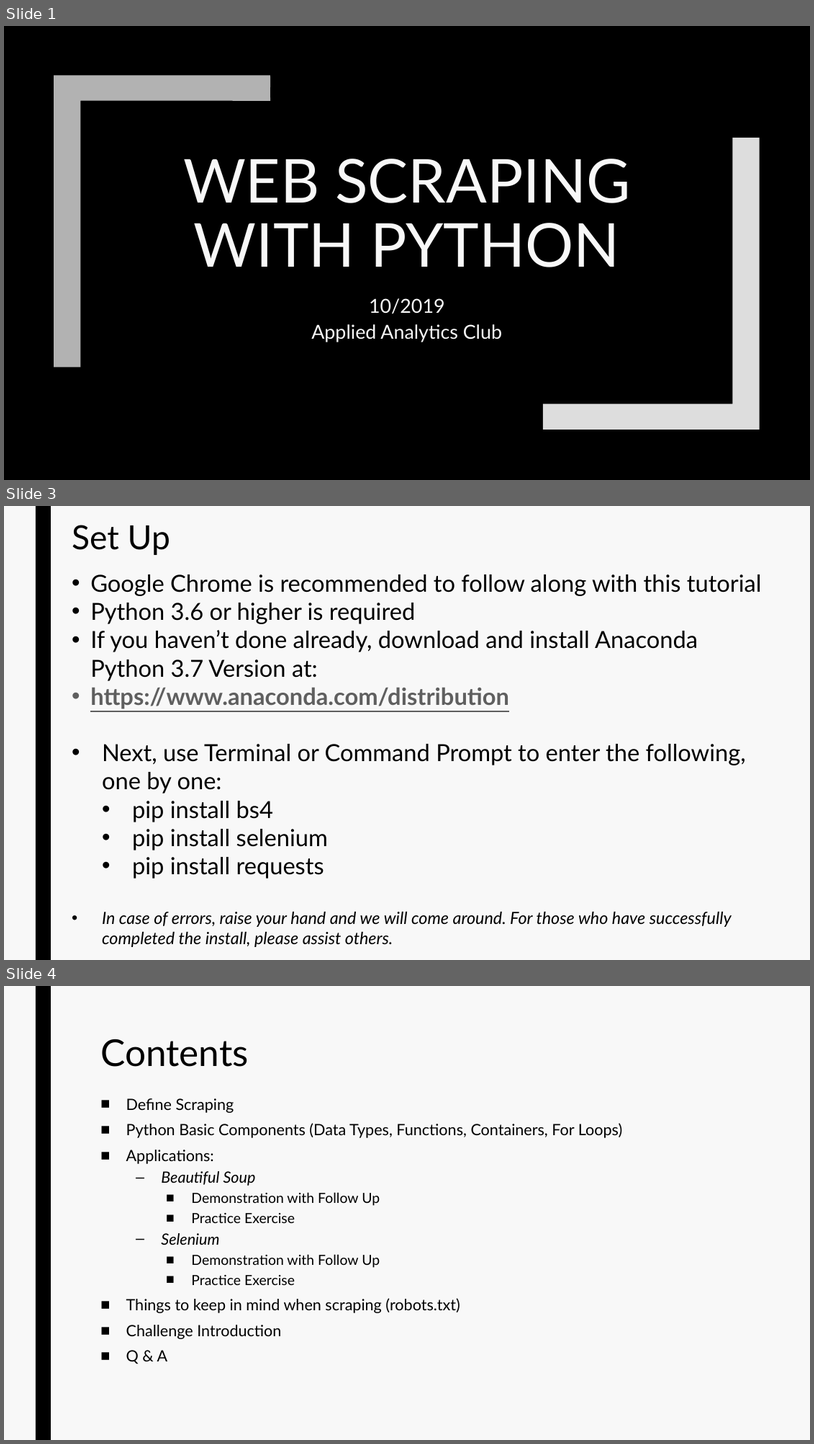
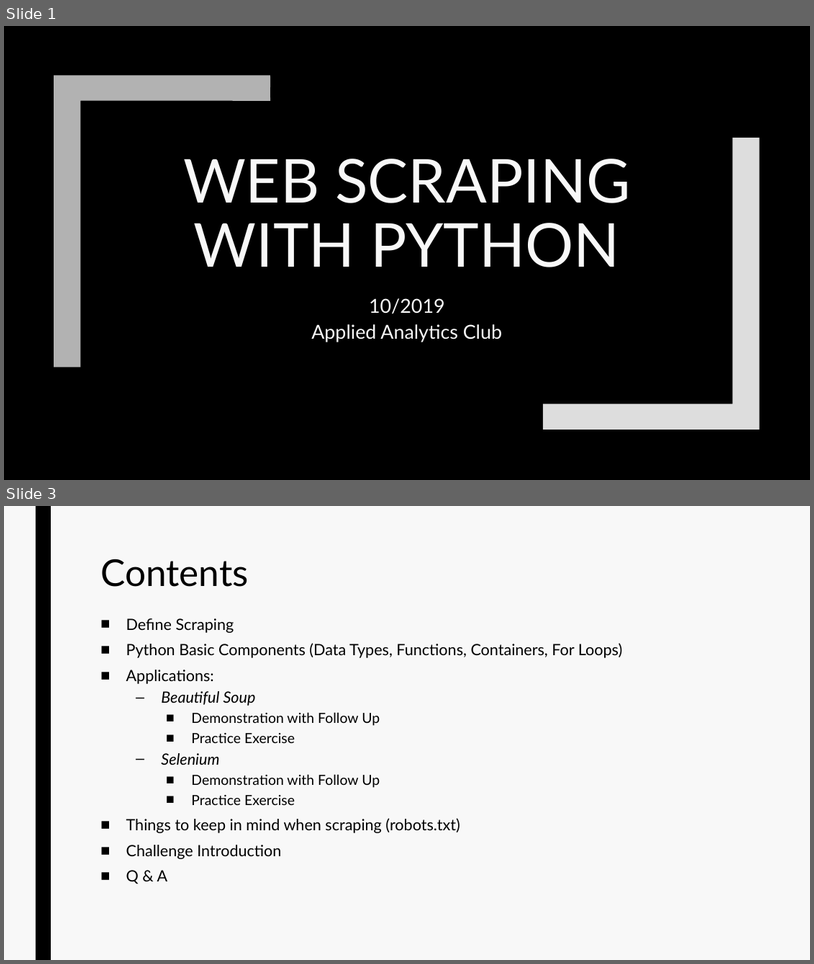
Before and after one commit to devkosal/web-scraping-workshop, a slide deck: Python Scraping.pptx. Shown one above the other, each under a label of ours: slides 1, 3 and 4 before the commit, slides 1 and 3 after it; the slides between them are not shown. The pictures are 814x1444 and 814x964 pixels, drawn with LibreOffice and Linux fonts; fonts in the diff are those of the drawing. Boxes give left, top, right and bottom in pixels: in the first picture for what was removed or moved away, otherwise in the second. Text is boxed around its words. In the diff, an @@ line names an element or a change of style, - is before the commit and + after.

```diff
--- a/Python Scraping.pptx
+++ b/Python Scraping.pptx
@@ slide 3 removed at (4, 506, 810, 960), background #F8F8F8; not listed: 1 template element that a slide beside it also shows @@
@@ title removed at (72, 525, 170, 555) @@
-Set Up
@@ text removed at (90, 574, 762, 947) @@
-• Google Chrome is recommended to follow along with this tutorial
-• Python 3.6 or higher is required
-• If you haven’t done already, download and install Anaconda Python 3.7 Version at:
-• https://www.anaconda.com/distribution
-• Next, use Terminal or Command Prompt to enter the following, one by one:
-  • pip install bs4
-  • pip install selenium
-  • pip install requests
-• In case of errors, raise your hand and we will come around. For those who have successfully completed the install, please assist others.
@@ what was slide 4 is now slide 3 @@
```
Also in this commit, not shown: 1 slide changed, 3 other files.
